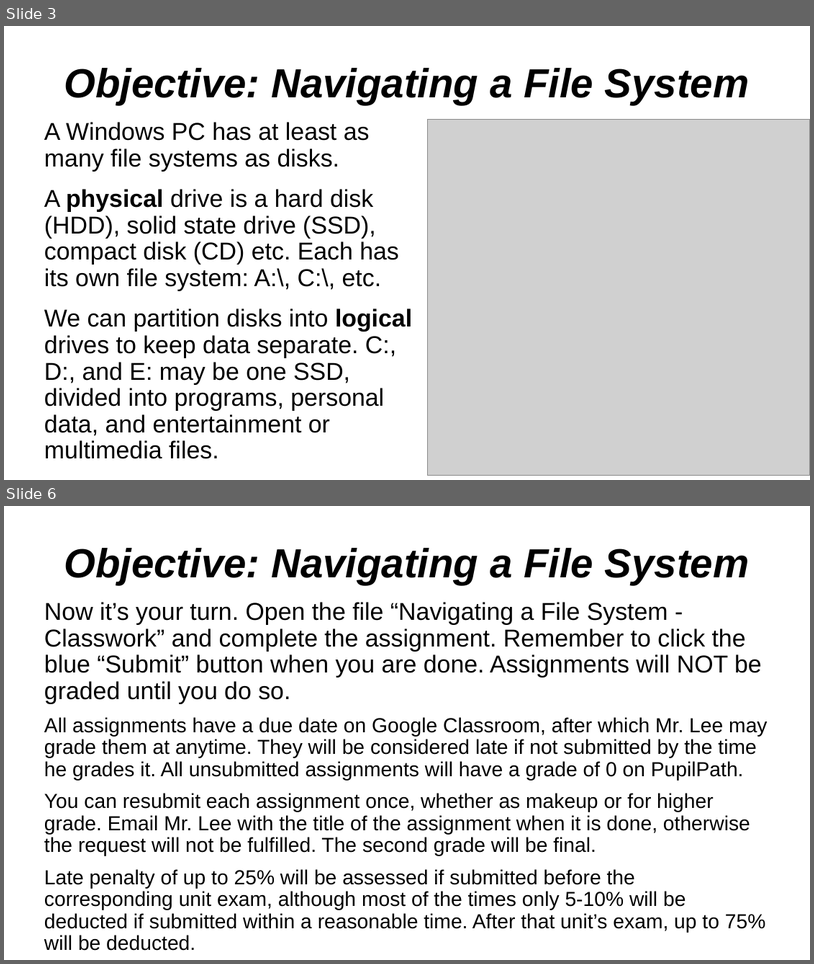
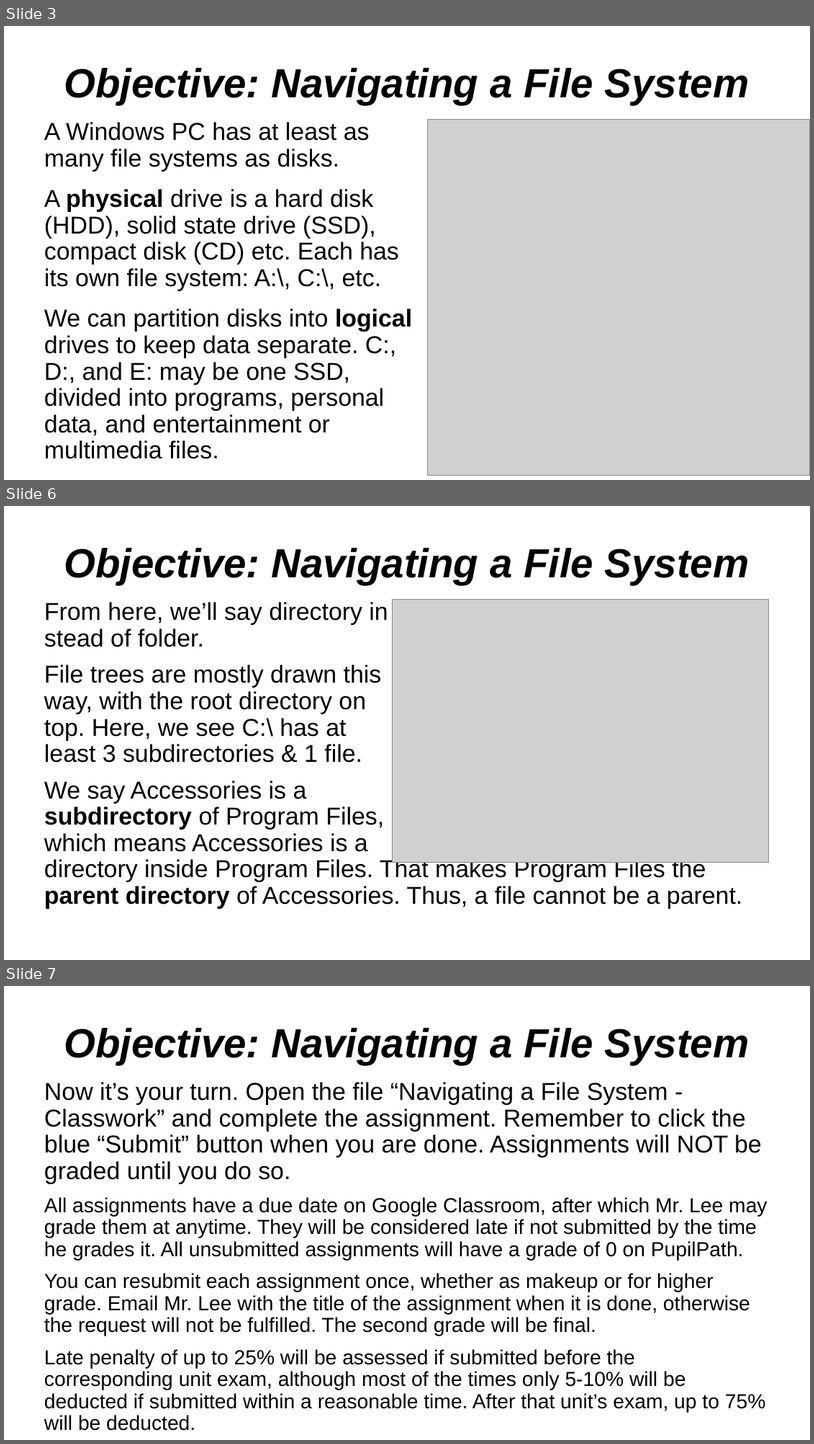
Before and after one commit to hunter-teacher-cert/summer-2020-topics-project-select-rw_tl-from-database, a slide deck: CLI-lesson/Navigating a File System.pptx. Shown one above the other, each under a label of ours: slides 3 and 6 before the commit, slides 3, 6 and 7 after it; the slides between them are not shown. The pictures are 814x964 and 814x1444 pixels, drawn with LibreOffice and Linux fonts; fonts in the diff are those of the drawing; grey boxes stand for pictures. Boxes give left, top, right and bottom in pixels: in the first picture for what was removed or moved away, otherwise in the second. Text is boxed around its words. In the diff, an @@ line names an element or a change of style, - is before the commit and + after.

```diff
--- a/CLI-lesson/Navigating a File System.pptx
+++ b/CLI-lesson/Navigating a File System.pptx
@@ slide 6 added at (x1=4, y1=506, x2=810, y2=960), background #FFFFFF @@
@@ text added at (x1=64, y1=548, x2=750, y2=585), 40 pt, text #000000, bold, italic @@
+Objective: Navigating a File System
@@ text added at (x1=44, y1=602, x2=743, y2=908), 24 pt, text #000000 @@
+From here, we’ll say directory in
+stead of folder.
+File trees are mostly drawn this
+way, with the root directory on
+top. Here, we see C:\ has at
+least 3 subdirectories & 1 file.
+We say Accessories is a
+subdirectory of Program Files,
+which means Accessories is a
+directory inside Program Files. That makes Program Files the parent directory of Accessories. Thus, a file cannot be a parent.
@@ picture added at (x1=393, y1=599, x2=769, y2=862) @@
@@ what was slide 6 is now slide 7 @@
```
Also in this commit, not shown: 2 slides changed, 1 other slide added, 3 other files.
